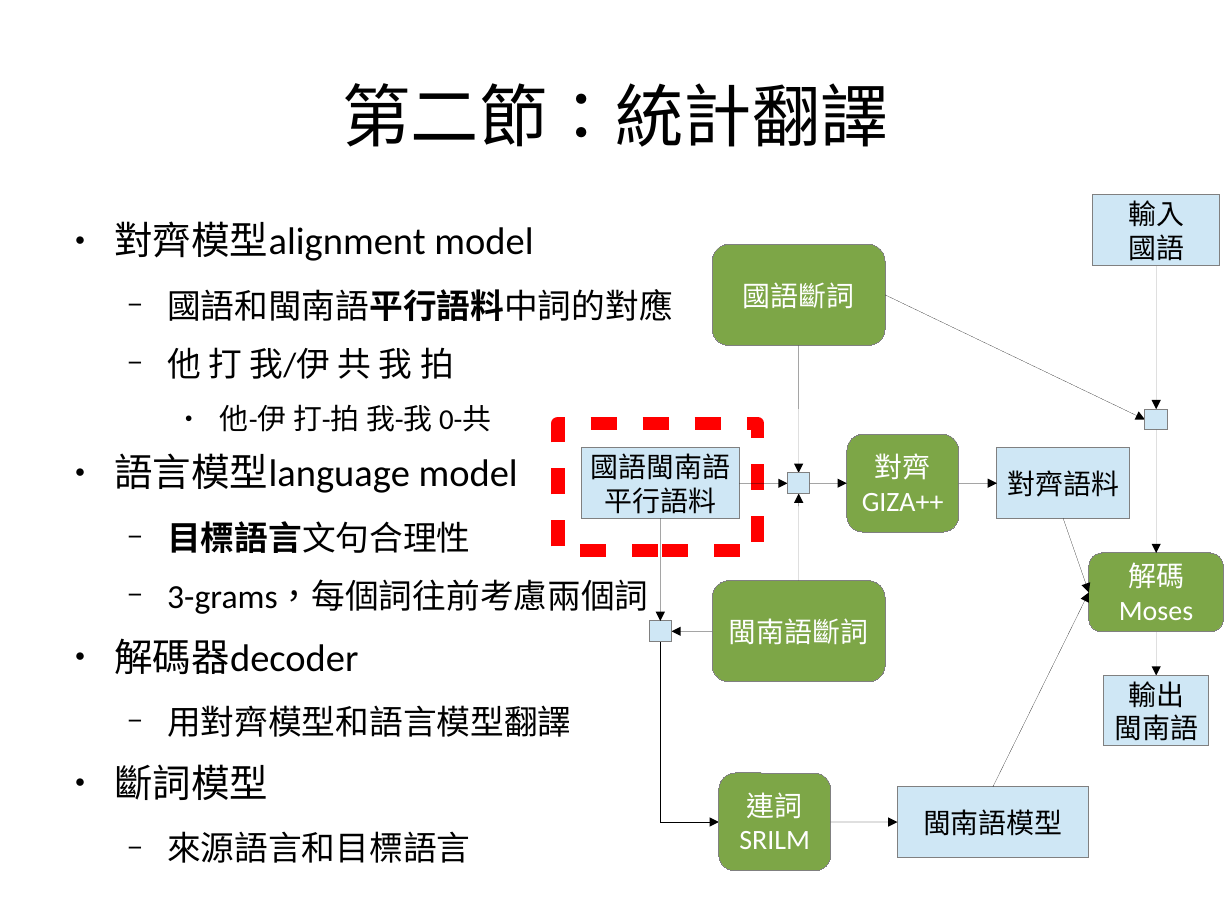
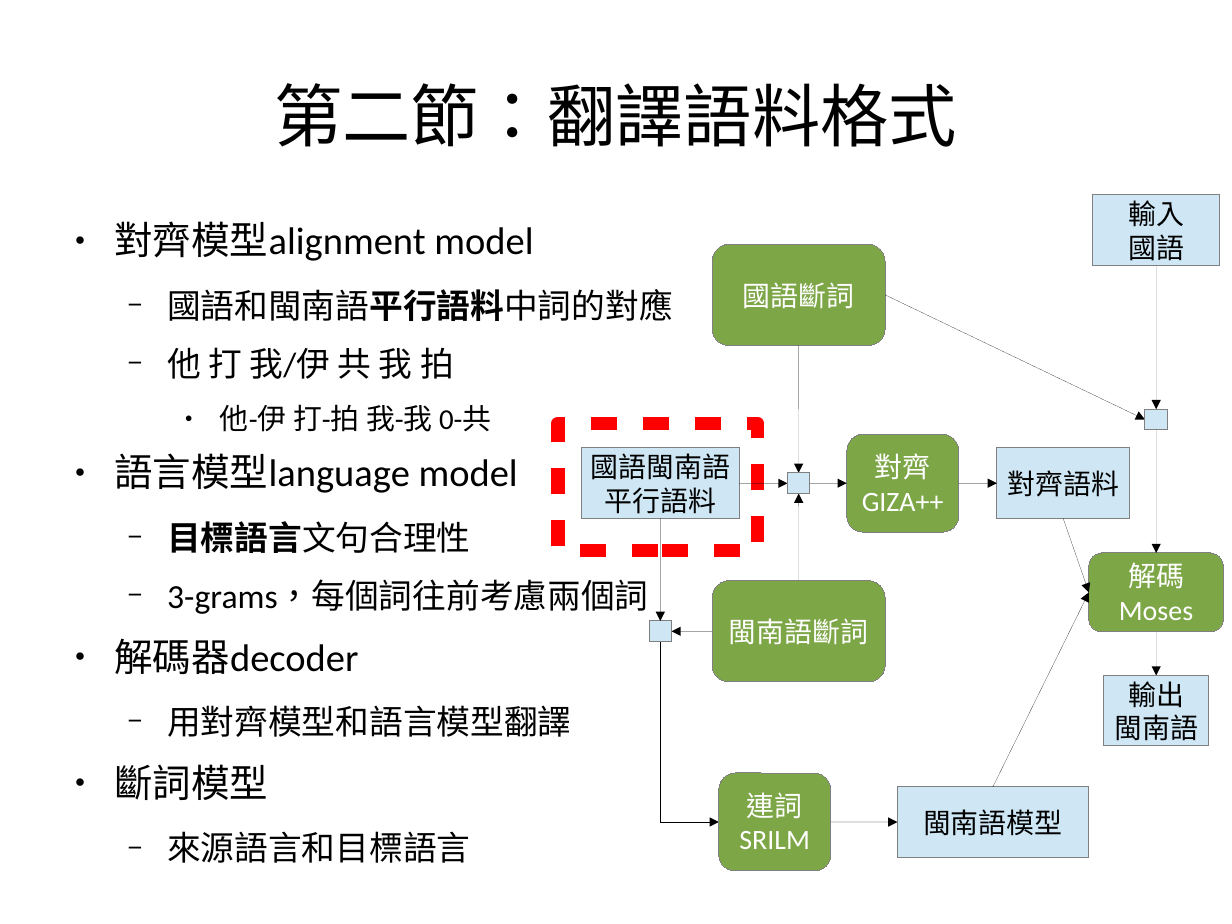
Before and after one commit to sih4sing5hong5/po3-ko3_tau5-iann2-phinn3, a slide deck: slide 6 of 翻譯報告.odp. Drawn at 1232x924 pixels with LibreOffice and Linux fonts; fonts in the diff are those of the drawing. Boxes give left, top, right and bottom in pixels: in the first picture for what was removed or moved away, otherwise in the second. Text is boxed around its words. In the diff, an @@ line names an element or a change of style, - is before the commit and + after.

```diff
--- a/翻譯報告.odp
+++ b/翻譯報告.odp
@@ title at <box>274,83,957,147</box>: text changed @@
-第二節：統計翻譯
+第二節：翻譯語料格式
```
Also in this commit, not shown: 11 other slides changed.
